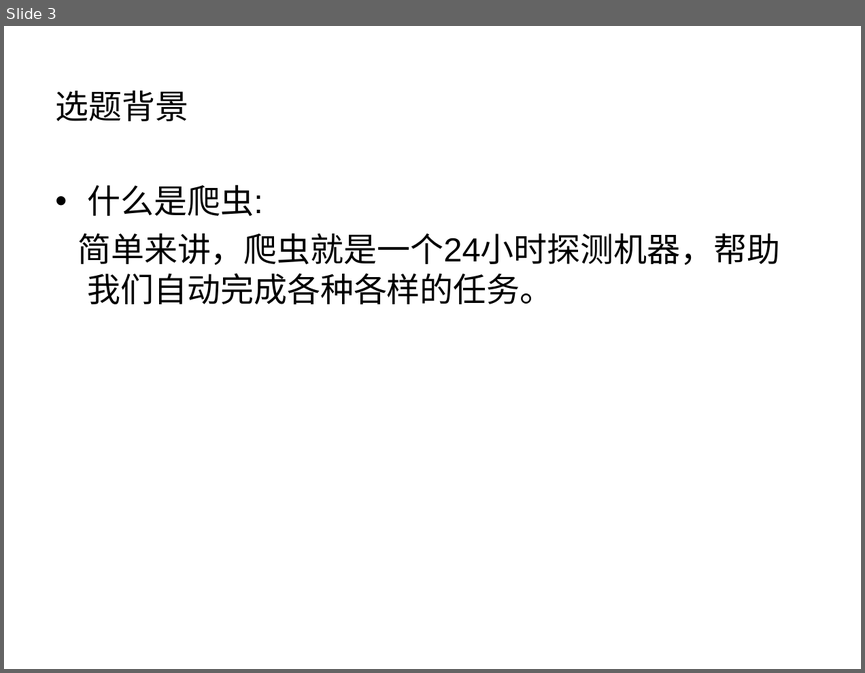
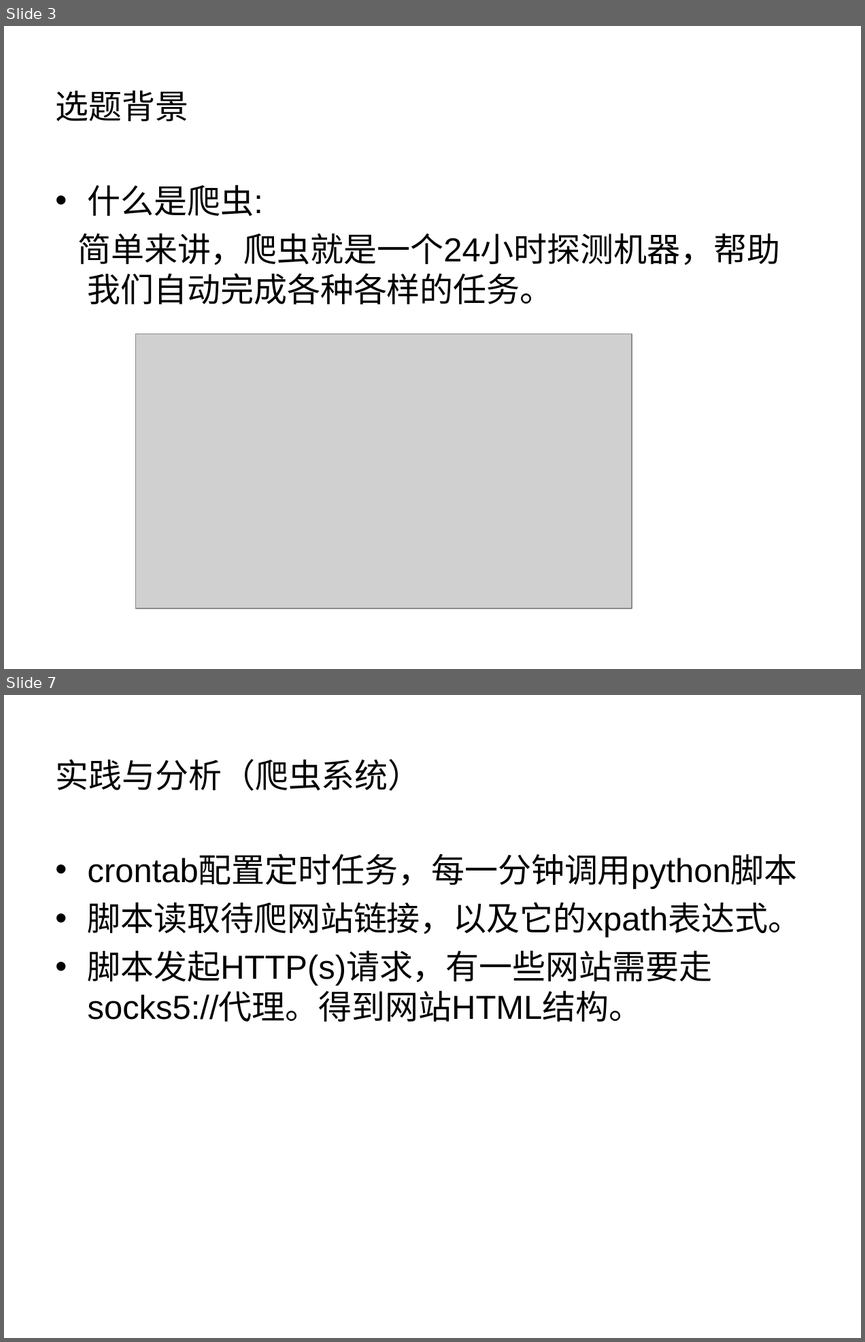
Before and after one commit to liuweiming1997/extensions, a slide deck: 论文.ppt. Shown one above the other, each under a label of ours: slide 3 before the commit, slides 3 and 7 after it; the slides between them are not shown. The pictures are 865x673 and 865x1342 pixels, drawn with LibreOffice and Linux fonts; fonts in the diff are those of the drawing; grey boxes stand for pictures. Boxes give left, top, right and bottom in pixels: in the first picture for what was removed or moved away, otherwise in the second. Text is boxed around its words. In the diff, an @@ line names an element or a change of style, - is before the commit and + after.

```diff
--- a/论文.ppt
+++ b/论文.ppt
@@ slide 7 added at bbox=[4, 695, 861, 1338], background #FFFFFF @@
@@ title added at bbox=[56, 759, 422, 791], 28 pt, text #000000 @@
+实践与分析（爬虫系统）
@@ text added at bbox=[88, 855, 801, 1021], 28 pt, text #000000 @@
+• crontab配置定时任务，每一分钟调用python脚本
+• 脚本读取待爬网站链接，以及它的xpath表达式。
+• 脚本发起HTTP(s)请求，有一些网站需要走socks5://代理。得到网站HTML结构。
@@ slide 3 changed as well @@
@@ picture added at bbox=[135, 333, 631, 608] @@
```
Also in this commit, not shown: 1 other slide changed, 6 other slides added.
